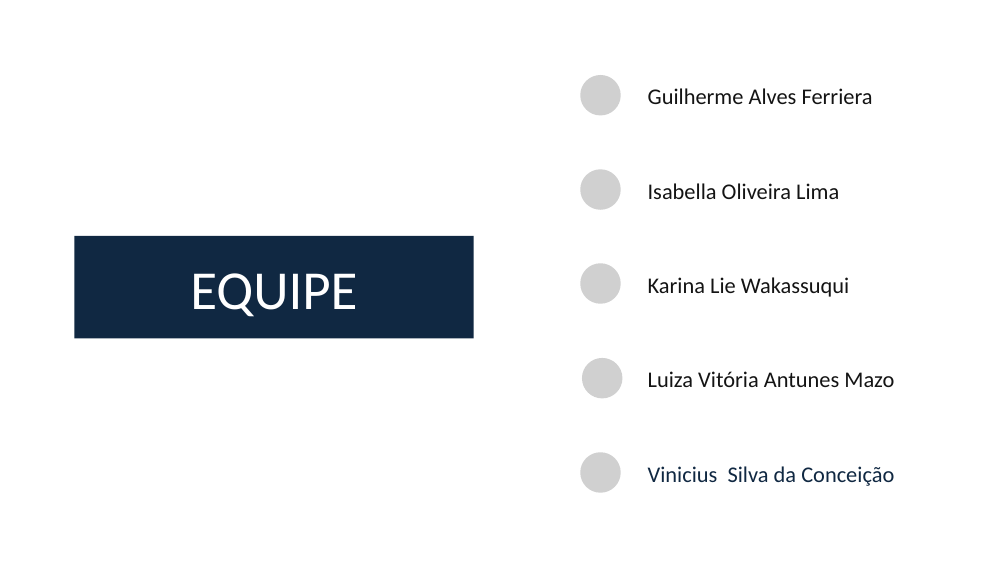
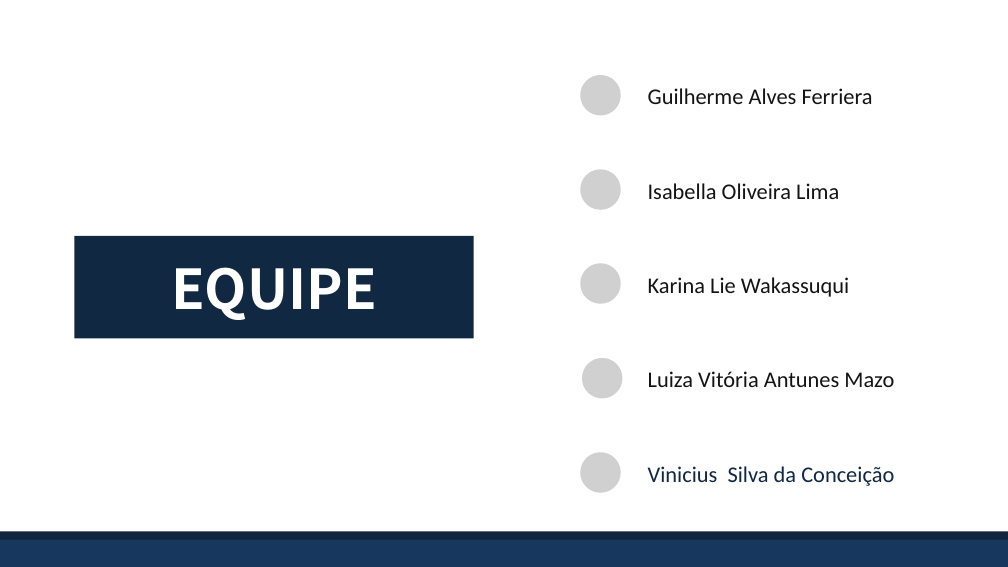
Before and after one commit to BandTec/grupo-05-adsa-20201, a slide deck: slide 2 of SuperVisorPower.pptx. Drawn at 1008x567 pixels with LibreOffice and Linux fonts; fonts in the diff are those of the drawing; grey boxes stand for pictures. Boxes give left, top, right and bottom in pixels: in the first picture for what was removed or moved away, otherwise in the second. Text is boxed around its words. In the diff, an @@ line names an element or a change of style, - is before the commit and + after.

```diff
--- a/SuperVisorPower.pptx
+++ b/SuperVisorPower.pptx
@@ text "EQUIPE" at [171,267,377,320]: font Calibri to Noto Sans CJK KR, bold on @@
@@ rectangle added at [0,535,1008,566], fill #17375E @@
@@ rectangle added at [0,531,1008,540], fill #0F243E @@
```
Also in this commit, not shown: 13 other slides changed, 5 slides added, 3 slides removed, 3 other files.
